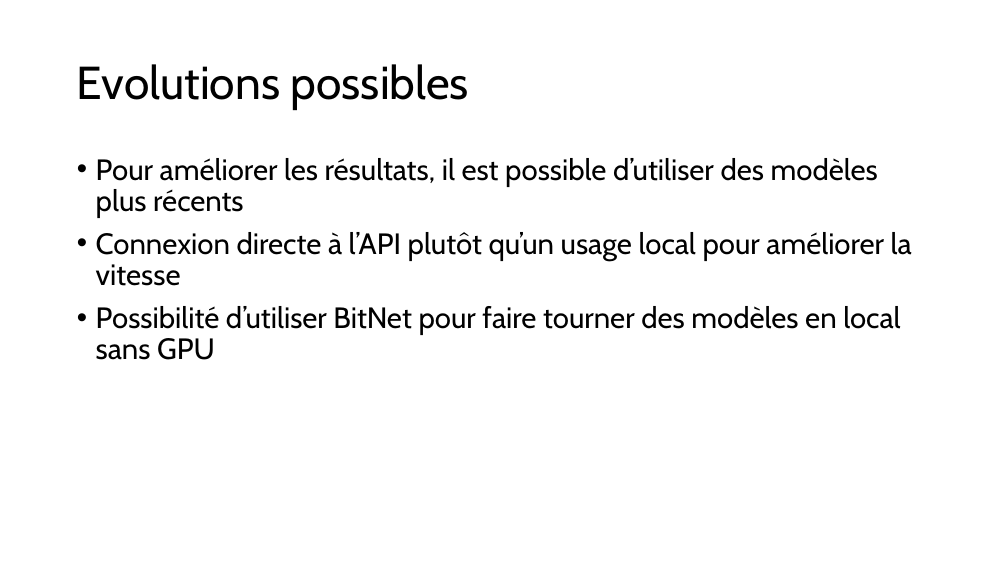
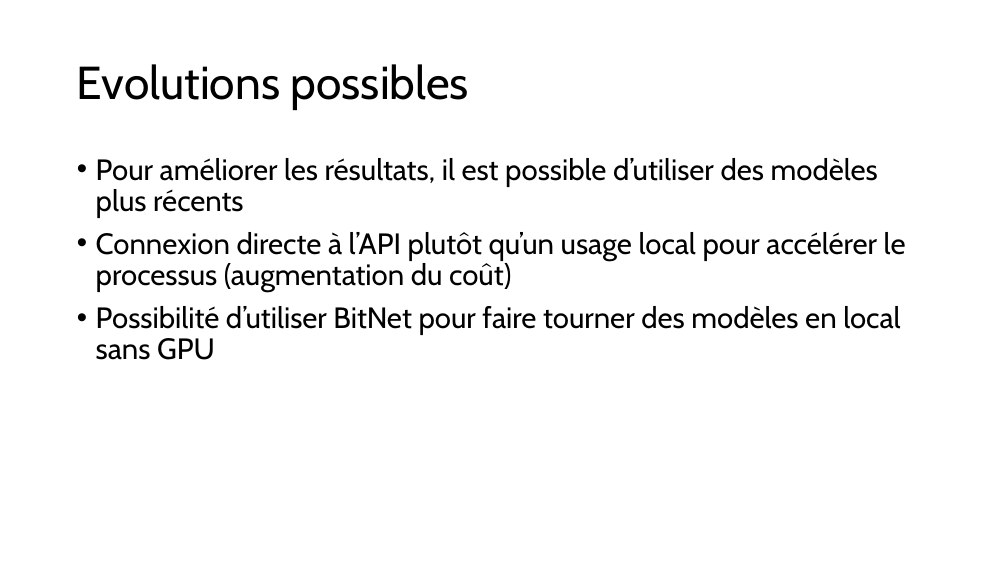
Before and after one commit to alexandre-petit/Cost_benefit_of_LLMs, a slide deck: slide 13 of 3_présentation.pptx (slide 12 before the commit). Drawn at 1008x567 pixels with LibreOffice and Linux fonts; fonts in the diff are those of the drawing. Boxes give left, top, right and bottom in pixels: in the first picture for what was removed or moved away, otherwise in the second. Text is boxed around its words. In the diff, an @@ line names an element or a change of style, - is before the commit and + after.

```diff
--- a/3_présentation.pptx
+++ b/3_présentation.pptx
@@ text at bbox=[96, 232, 906, 293]: text changed @@
-• Connexion directe à l’API plutôt qu’un usage local pour améliorer la vitesse
+• Connexion directe à l’API plutôt qu’un usage local pour accélérer le processus (augmentation du coût)
```
Also in this commit, not shown: 5 other slides changed, 2 slides added, 1 slide removed, 9 other files.
